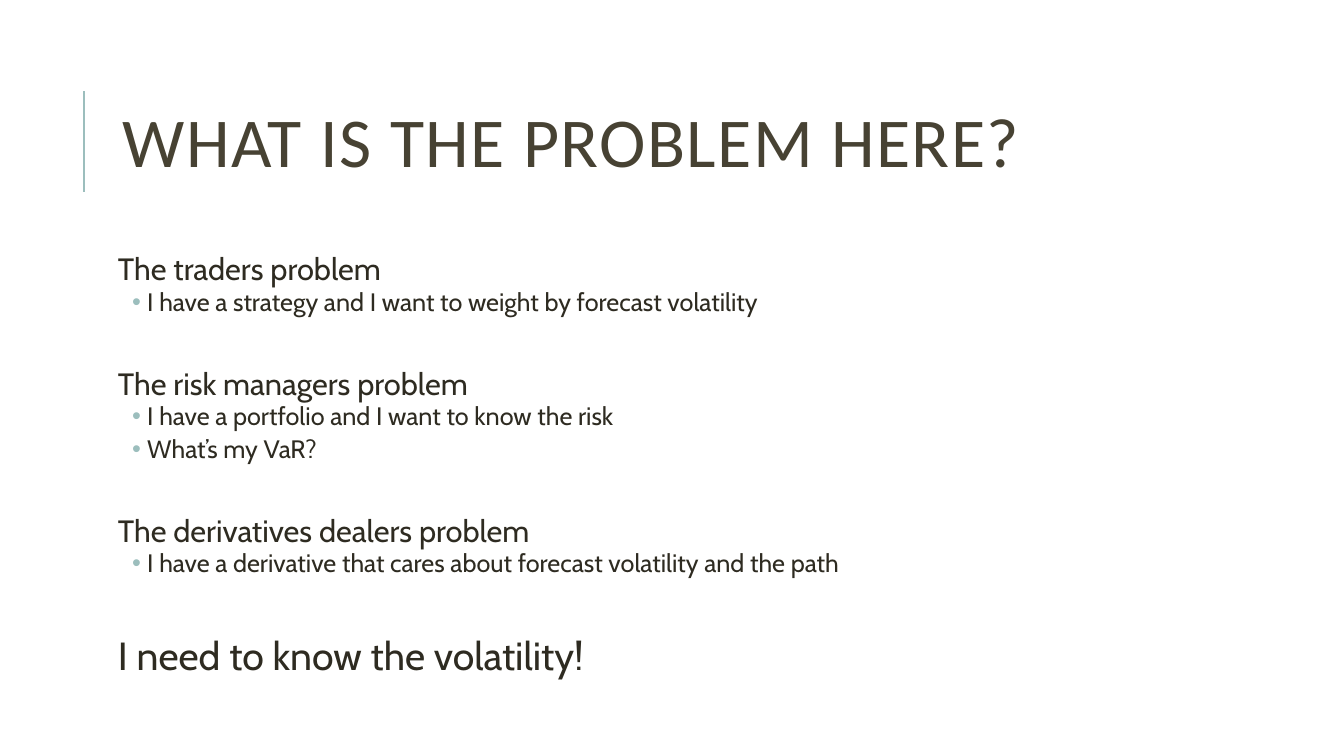
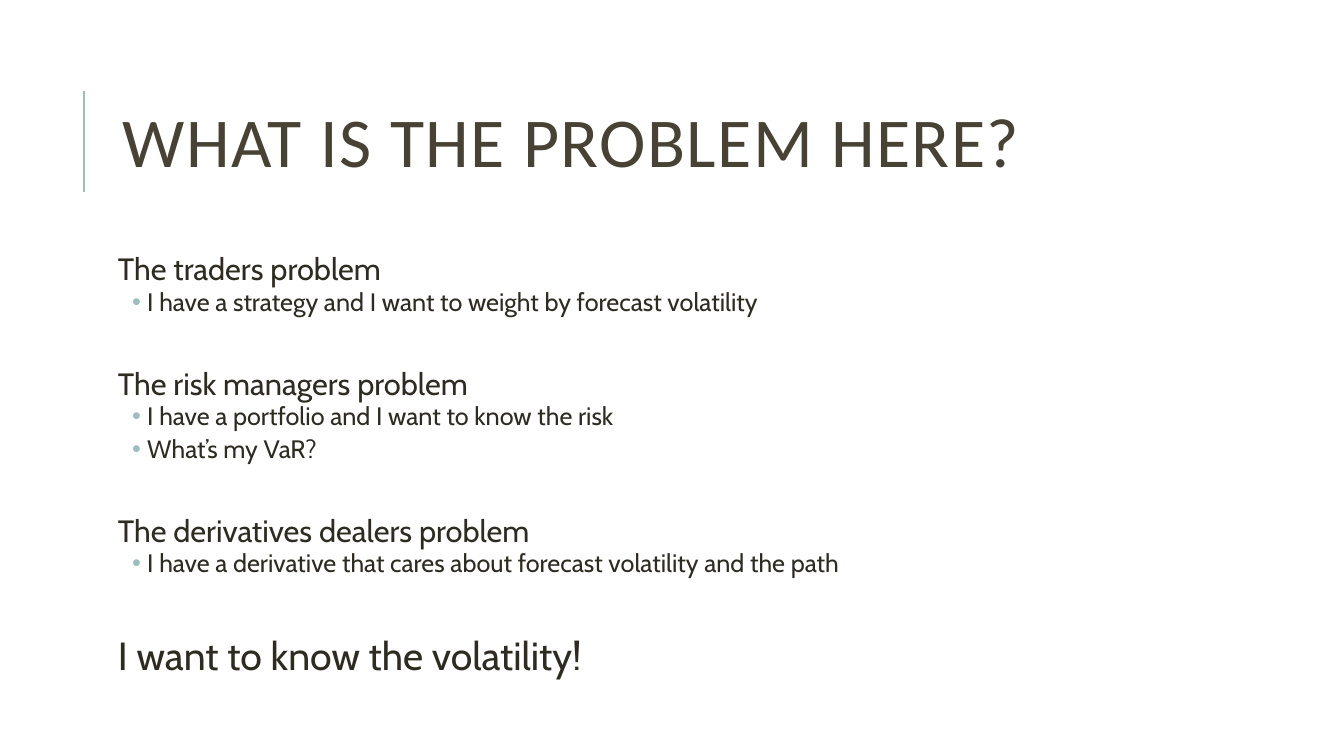
Before and after one commit to ef4s/RoughVol, a slide deck: slide 4 of Volatility Is Rough.pptx. Drawn at 1344x756 pixels with LibreOffice and Linux fonts; fonts in the diff are those of the drawing. Boxes give left, top, right and bottom in pixels: in the first picture for what was removed or moved away, otherwise in the second. Text is boxed around its words. In the diff, an @@ line names an element or a change of style, - is before the commit and + after.

```diff
--- a/Volatility Is Rough.pptx
+++ b/Volatility Is Rough.pptx
@@ text at (118,640,582,680): text changed @@
-I need to know the volatility!
+I want to know the volatility!
```
Also in this commit, not shown: 7 other slides changed, 5 slides added, 14 slides removed, 7 other files.
